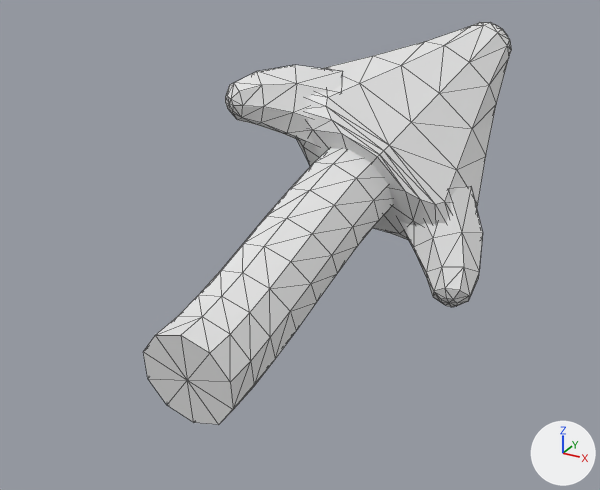
Two versions of the OBJ model assets/cue/pieces/pitchfork/TailTip_Pitchfork.obj, one commit apart.
The view is the same before and after, from a 50 mm lens placed at (0.258, -0.55, 0.221), pointed at (-0.027, -0.033, -0.037). Every picture has the same lights, and +X, +Y and +Z are marked at lower right. The older version comes first. Mesh edges are drawn as thin lines. Where no turn or scale is listed for an object, it has been applied to the vertices.

Script lines for the objects in view, before the commit:
```python
me_tailtip_pitchfork = bpy.data.meshes.new('TailTip_Pitchfork')
me_tailtip_pitchfork.from_pydata(...)  # 287 vertices, 550 faces; spans x -0.102..0.102, y -0.191..0.191, z -0.109..0.109
ob_tailtip_pitchfork = bpy.data.objects.new('TailTip_Pitchfork', me_tailtip_pitchfork)
ob_tailtip_pitchfork.location = (0.0, 0.0, 0.0)
```
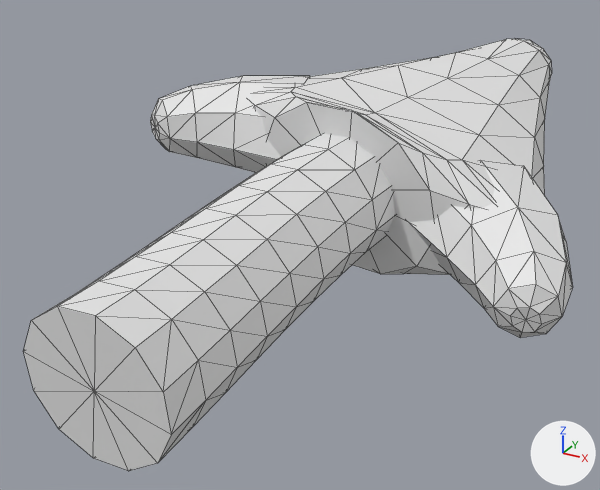
Edits to the bpy script that builds the scene:
```text
Change me_tailtip_pitchfork:
    used by ob_tailtip_pitchfork; location = (0.0, 0.0, 0.0)
    remove me_tailtip_pitchfork.from_pydata(...)  # 287 vertices, 550 faces; spans x -0.102..0.102, y -0.191..0.191, z -0.109..0.109
    add me_tailtip_pitchfork.from_pydata(...)  # 327 vertices, 628 faces; spans x -0.179..0.179, y -0.272..0.272, z -0.084..0.084
    me_tailtip_pitchfork part 1: the loose piece of 42 vertices spanning x -0.102..-0.016, y -0.03..0.057, z 0.023..0.09 is multiplied about its middle by the matrix ((1.341, 0.272, -0.555), (-0.077, 1.373, 0.569), (0.627, -0.492, 1.271)), then moved by (-0.048, 0.008, -0.029)
    me_tailtip_pitchfork part 2: the loose piece of 42 vertices spanning x 0.027..0.102, y -0.012..0.068, z -0.079..0.007 is multiplied about its middle by the matrix ((1.339, 0.229, -0.588), (-0.006, 1.384, 0.525), (0.631, -0.472, 1.253)), then moved by (0.053, -0.041, 0.018)
    me_tailtip_pitchfork part 3: the loose piece of 112 vertices spanning x -0.075..0.09, y -0.017..0.191, z -0.049..0.109 is rebuilt with 134 vertices and now spans x -0.137..0.155, y -0.037..0.272, z -0.058..0.084
    me_tailtip_pitchfork part 4: the loose piece of 91 vertices spanning x -0.06..0.036, y -0.191..0.03, z -0.109..0.042 is rebuilt with 109 vertices and now spans x -0.076..0.049, y -0.272..0.003, z -0.084..0.054
```

Location of each change, (x1, y1, x2, y2) in pixels of the pictures (600 x 490 px; the box of a moved part takes in the faces that stretch with it):
'TailTip_Pitchfork', reshaped (49% wider, 7% taller)
    before: (143, 22, 511, 425)
    after: (23, 39, 573, 471)
part 1 of me_tailtip_pitchfork, moved or reshaped
    before: (225, 65, 343, 146)
    after: (150, 76, 310, 172)
part 2 of me_tailtip_pitchfork, moved or reshaped
    before: (399, 187, 483, 307)
    after: (409, 162, 573, 338)
part 3 of me_tailtip_pitchfork, rebuilt (41% wider, 8% taller)
    before: (297, 22, 511, 240)
    after: (250, 39, 552, 275)
part 4 of me_tailtip_pitchfork, rebuilt (49% wider, 22% taller)
    before: (143, 148, 393, 425)
    after: (23, 133, 395, 471)
